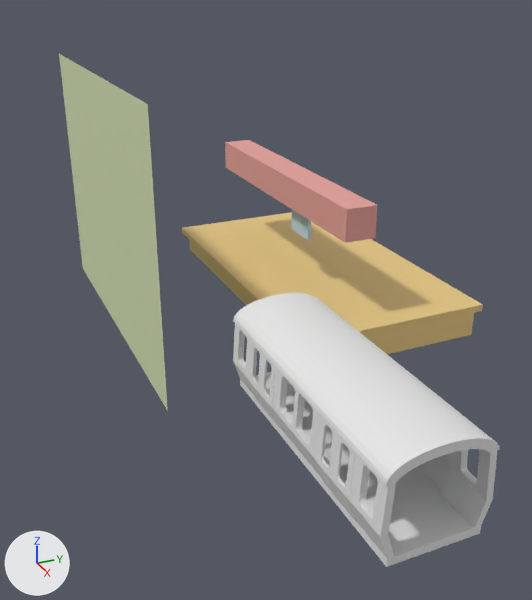
A saved change to the glTF model gltf/assets/Transit-01.gltf.
Rendered twice from a 50 mm camera at (43.8, -14.4, 19.7) aimed at (5.0, 3.0, 0.3). Arrows for +X, +Y and +Z are at lower left; the lights stay in place. Where no turn or scale is listed for an object, it has been applied to the vertices. Vertices at the same position are counted once.

The scene before the commit, as lines of its bpy script (objects in view):
```python
me_cube_001 = bpy.data.meshes.new('Cube.001')
me_cube_001.from_pydata(...)  # 20 vertices, 36 faces; spans x -11.0..11.0, y -6.3..6.3, z -1.4..0.6
me_cube_001.materials.append(mat_material_003)  # beige #e7c882
me_cube_014 = bpy.data.meshes.new('Cube.014')
me_cube_014.from_pydata(...)  # 1350 vertices, 2724 faces; spans x -6.94..6.94, y -2.5..2.5, z -2.45..2.32
me_cube_017 = bpy.data.meshes.new('Cube.017')
me_cube_017.from_pydata(...)  # a box spanning x -9.4..9.4, y -1.0..1.0, z -1.0..1.0
me_cube_017.materials.append(mat_material_002)  # pink #e7a09b
me_cube_018 = bpy.data.meshes.new('Cube.018')
me_cube_018.from_pydata(...)  # 144 vertices, 276 faces; spans x -1.23..1.23, y -0.15..0.08, z -0.77..1.26
me_cube_018.materials.append(mat_material_004)  # blue #bed9e7
me_plane = bpy.data.meshes.new('Plane')
me_plane.from_pydata([(-11.1, 0.0, -8.0), (11.1, 0.0, -8.0), (-11.1, 0.0, 8.0), (11.1, 0.0, 8.0)], [], [(0, 1, 3), (0, 3, 2)])
me_plane.materials.append(mat_material_001)  # green #d5e2b3
ob_platform = bpy.data.objects.new('Platform', me_cube_001)
ob_platform.location = (0.0, 9.0, -0.4)
ob_roof_002 = bpy.data.objects.new('Roof.002', me_cube_017)
ob_roof_002.location = (0.0, 7.03, 6.15)
ob_screen = bpy.data.objects.new('Screen', me_cube_018)
ob_screen.location = (2.22, 6.88, 4.03)
ob_train_complete = bpy.data.objects.new('Train-Complete', me_cube_014)
ob_train_complete.location = (20.09, 0.0, 2.26)
ob_wall_plane = bpy.data.objects.new('Wall-Plane', me_plane)
ob_wall_plane.location = (0.0, -5.48, 5.96)
```
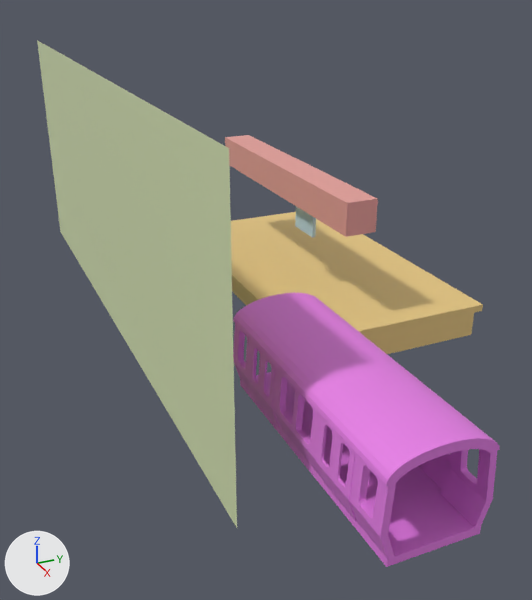
Where the newer file only moved an object's origin or applied its transform, the numbers keep the older frame.

What the commit changed:
Material 'Material' (mat_material) is new.
Its base color is (0.801, 0.21, 0.799) (pink #e77ee7).
me_plane has 4 vertices, 2 faces and spans x -11.1..11.1, y 0.0, z -8.0..8.0.
me_plane is used by ob_wall_plane; location (0.0, -5.48, 5.96).
Part 1, on me_plane:
Vertex 0 of me_plane moves from (-11.1, 0.0, -8.0) at pixel (82, 268) to (-20.9, 0.0, -8.1) at pixel (60, 231).
Vertex 1 of me_plane moves from (11.1, 0.0, -8.0) at pixel (167, 410) to (20.9, 0.0, -8.1) at pixel (237, 528).
Vertex 2 of me_plane moves from (-11.1, 0.0, 8.0) at pixel (58, 53) to (-20.9, 0.0, 8.1) at pixel (37, 40).
Vertex 3 of me_plane moves from (11.1, 0.0, 8.0) at pixel (147, 104) to (20.9, 0.0, 8.1) at pixel (229, 148).
me_cube_014 has 1350 vertices, 2724 faces and spans x -6.94..6.94, y -2.5..2.5, z -2.45..2.32.
me_cube_014 now uses material mat_material (pink #e77ee7).
Object 'Screen' (ob_screen) moves from (2.22, 6.88, 4.03) to (2.81, 6.88, 4.4).
Object 'Roof.002' (ob_roof_002) moves from (0.0, 7.03, 6.15) to (0.0, 7.03, 6.52).

What differs and where, as boxes (x1, y1, x2, y2) in the pictures (532 x 600 px):
'Wall-Plane', reshaped (83% wider, 37% taller): before (59, 54, 168, 411); after (37, 40, 237, 528)
'Train-Complete', recoloured (white to pink): (233, 293, 500, 567) in both
'Roof.002', moved: before (225, 140, 377, 243); after (225, 135, 378, 237)
'Screen', moved: before (291, 210, 312, 240); after (295, 207, 316, 238)
